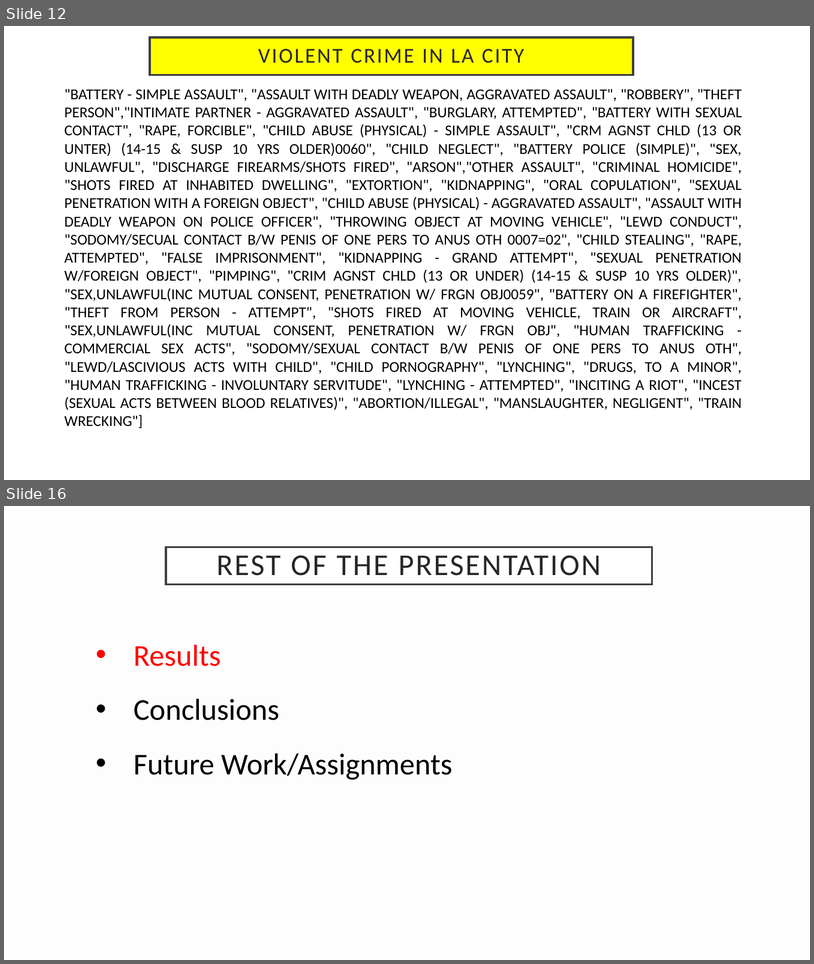
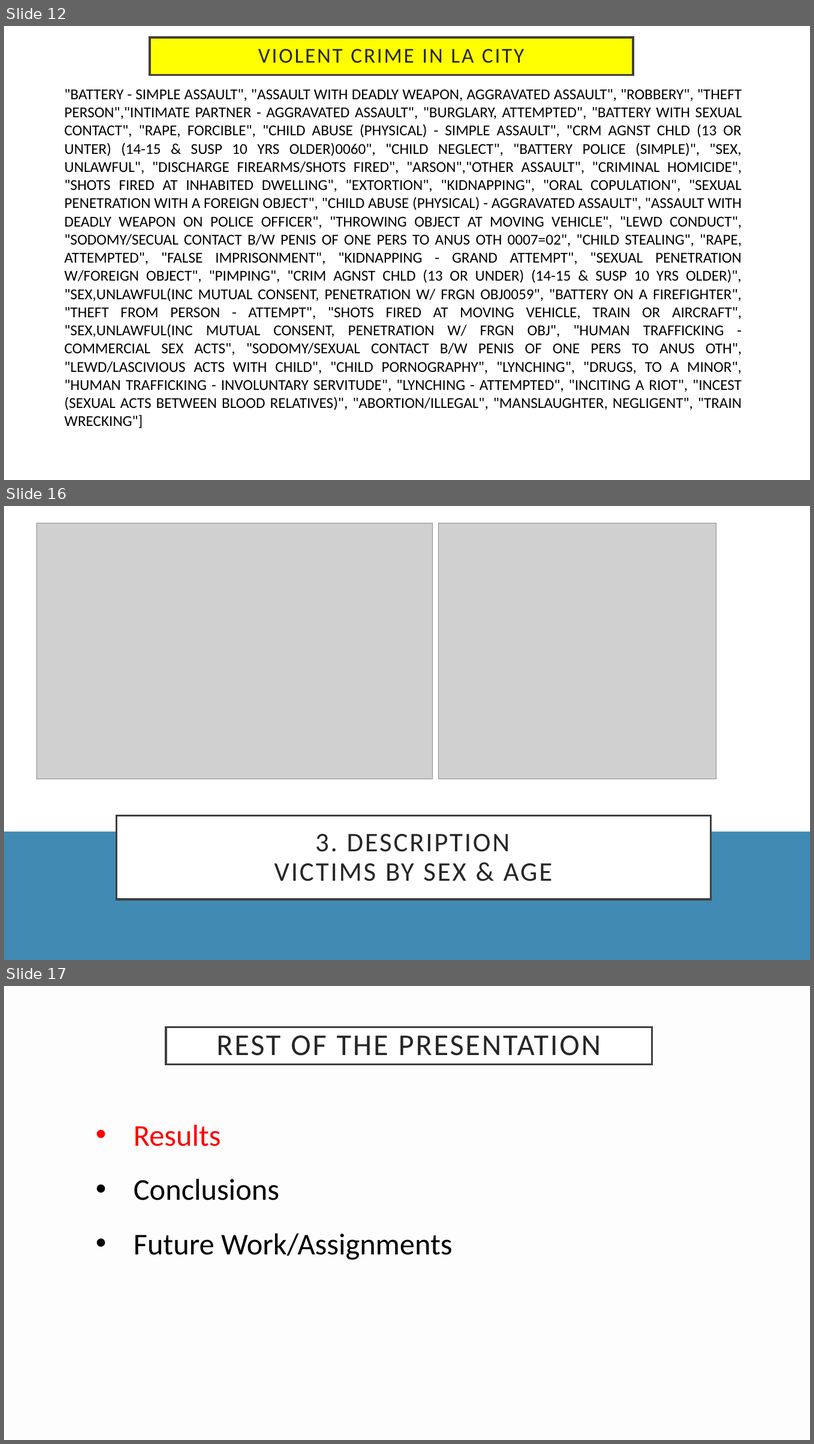
Before and after one commit to shrawantee/Project-Analysis-of-Violent-Crime-in-LA, a slide deck: Presentation/LACity Crime-Final Slides.pptx. Shown one above the other, each under a label of ours: slides 12 and 16 before the commit, slides 12, 16 and 17 after it; the slides between them are not shown. The pictures are 814x964 and 814x1444 pixels, drawn with LibreOffice and Linux fonts; fonts in the diff are those of the drawing; grey boxes stand for pictures. Boxes give left, top, right and bottom in pixels: in the first picture for what was removed or moved away, otherwise in the second. Text is boxed around its words. In the diff, an @@ line names an element or a change of style, - is before the commit and + after.

```diff
--- a/Presentation/LACity Crime-Final Slides.pptx
+++ b/Presentation/LACity Crime-Final Slides.pptx
@@ slide 16 added at [4, 506, 810, 960], background #418AB3 @@
@@ rectangle added at [4, 506, 810, 831], fill #FFFFFF @@
@@ picture added at [36, 523, 432, 780] @@
@@ picture added at [439, 523, 717, 780] @@
@@ title added at [117, 816, 711, 899], fill #FFFFFF, outline #404040 2.5 pt, 32 pt, text #262626 @@
+3. DESCRIPTION
+VICTIMS BY SEX & AGE
@@ what was slide 16 is now slide 17 @@
```
Also in this commit, not shown: 5 slides changed, 2 other slides added, 2 slides removed.
